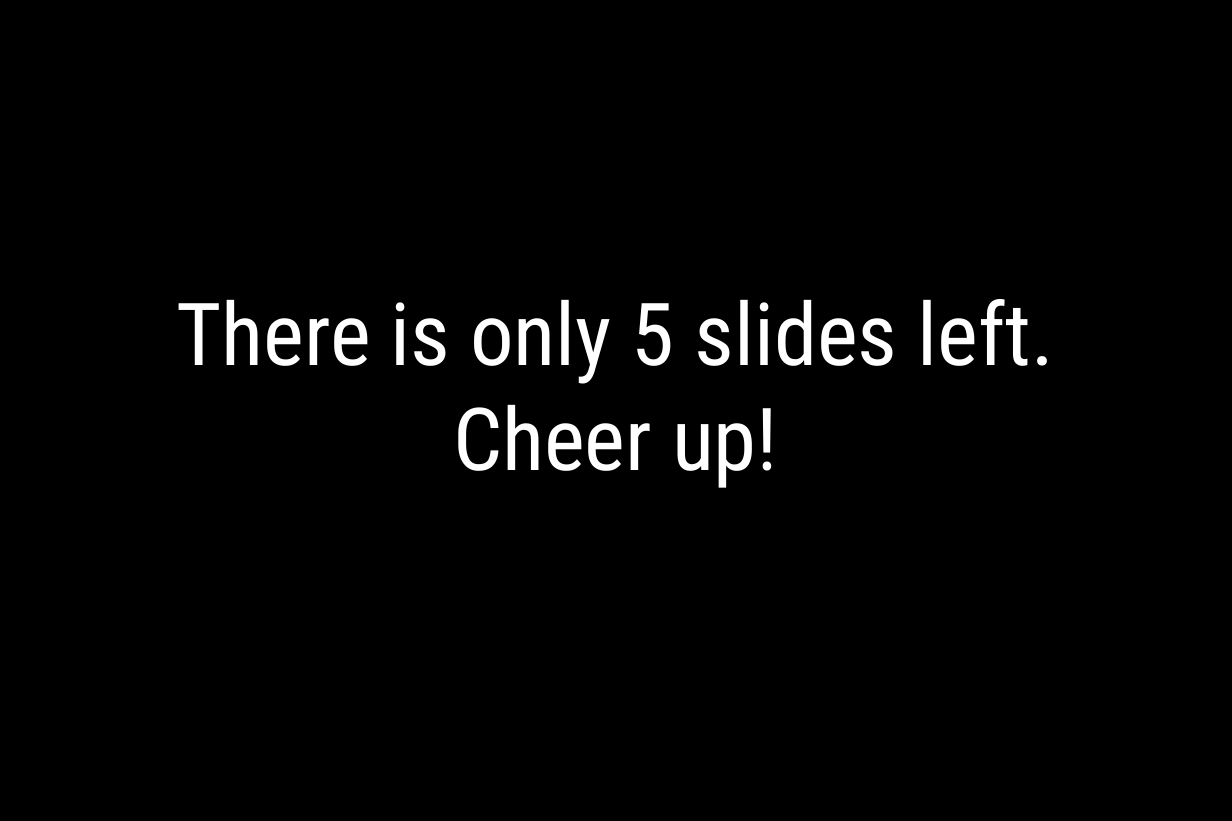
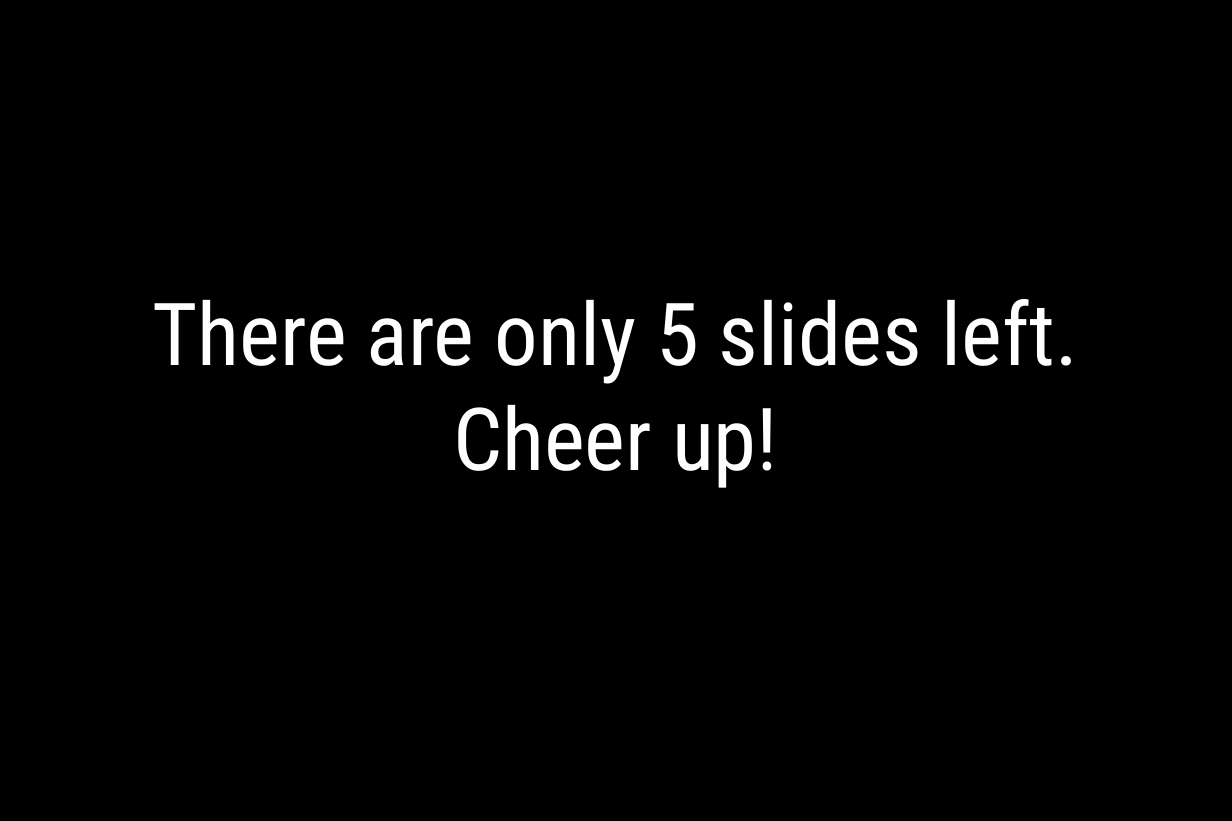
Before and after one commit to 9seconds/WTF-is-GIT-, a slide deck: slide 250 of wtf_is_git.odp (slide 251 before the commit). Drawn at 1232x821 pixels with LibreOffice and Linux fonts; fonts in the diff are those of the drawing. Boxes give left, top, right and bottom in pixels: in the first picture for what was removed or moved away, otherwise in the second. Text is boxed around its words. In the diff, an @@ line names an element or a change of style, - is before the commit and + after.

```diff
--- a/wtf_is_git.odp
+++ b/wtf_is_git.odp
@@ subtitle at <box>153,299,1079,384</box>: text changed @@
-There is only 5 slides left.
+There are only 5 slides left.
```
Also in this commit, not shown: 21 other slides changed, 1 slide removed, 1 other file.
